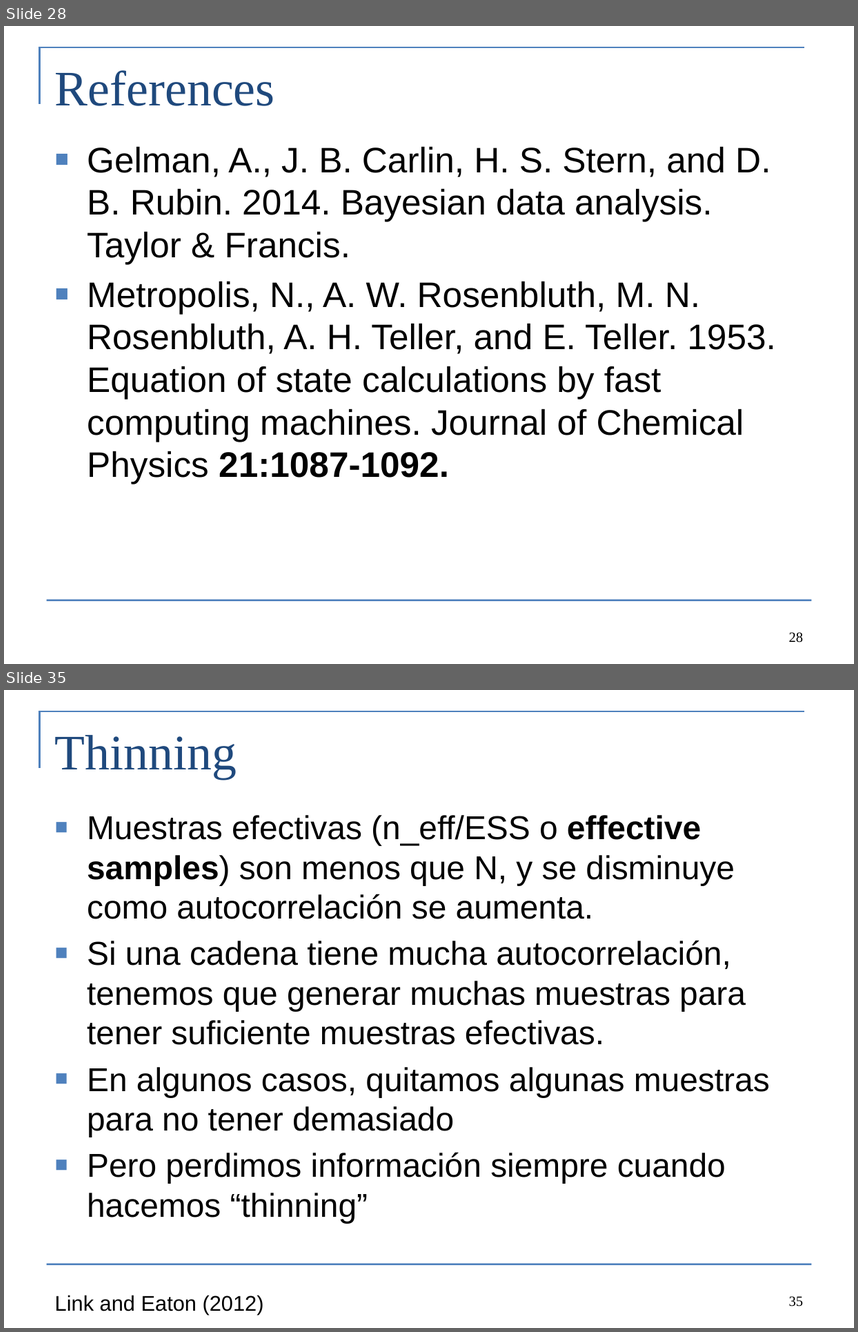
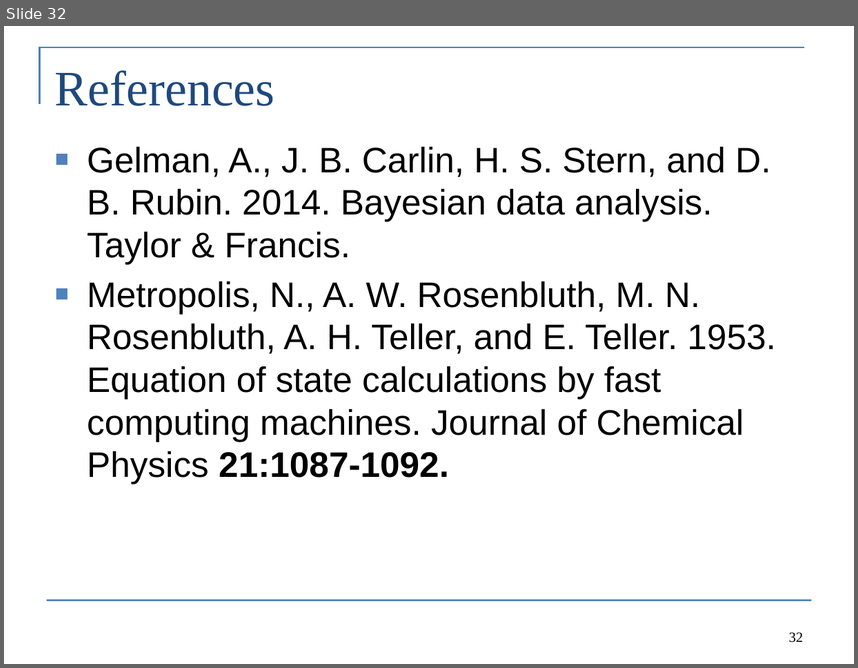
Before and after one commit to colemonnahan/bayes_workshop, a slide deck: dia2/lecture2_bayes.pptx. Shown one above the other, each under a label of ours: slides 28 and 35 before the commit, slide 32 after it; the slides between them are not shown. The pictures are 858x1332 and 858x668 pixels, drawn with LibreOffice and Linux fonts; fonts in the diff are those of the drawing. Boxes give left, top, right and bottom in pixels: in the first picture for what was removed or moved away, otherwise in the second. Text is boxed around its words. In the diff, an @@ line names an element or a change of style, - is before the commit and + after.

```diff
--- a/dia2/lecture2_bayes.pptx
+++ b/dia2/lecture2_bayes.pptx
@@ slide 35 removed at bbox=[4, 690, 854, 1328], background #FFFFFF; not listed: 2 template elements that a slide beside it also shows @@
@@ title removed at bbox=[55, 735, 237, 779] @@
-Thinning
@@ text removed at bbox=[87, 815, 770, 1223] @@
-■ Muestras efectivas (n_eff/ESS o effective samples) son menos que N, y se disminuye como autocorrelación se aumenta.
-■ Si una cadena tiene mucha autocorrelación, tenemos que generar muchas muestras para tener suficiente muestras efectivas.
-■ En algunos casos, quitamos algunas muestras para no tener demasiado
-■ Pero perdimos información siempre cuando hacemos “thinning”
@@ text removed at bbox=[55, 1294, 264, 1314] @@
-Link and Eaton (2012)
@@ page number removed at bbox=[789, 1296, 803, 1306] @@
-35
@@ what was slide 28 is now slide 32 @@
@@ page number at bbox=[789, 632, 803, 642]: text changed @@
-28
+32
```
Also in this commit, not shown: 7 slides changed, 7 slides added, 12 other slides removed, 7 other files.
